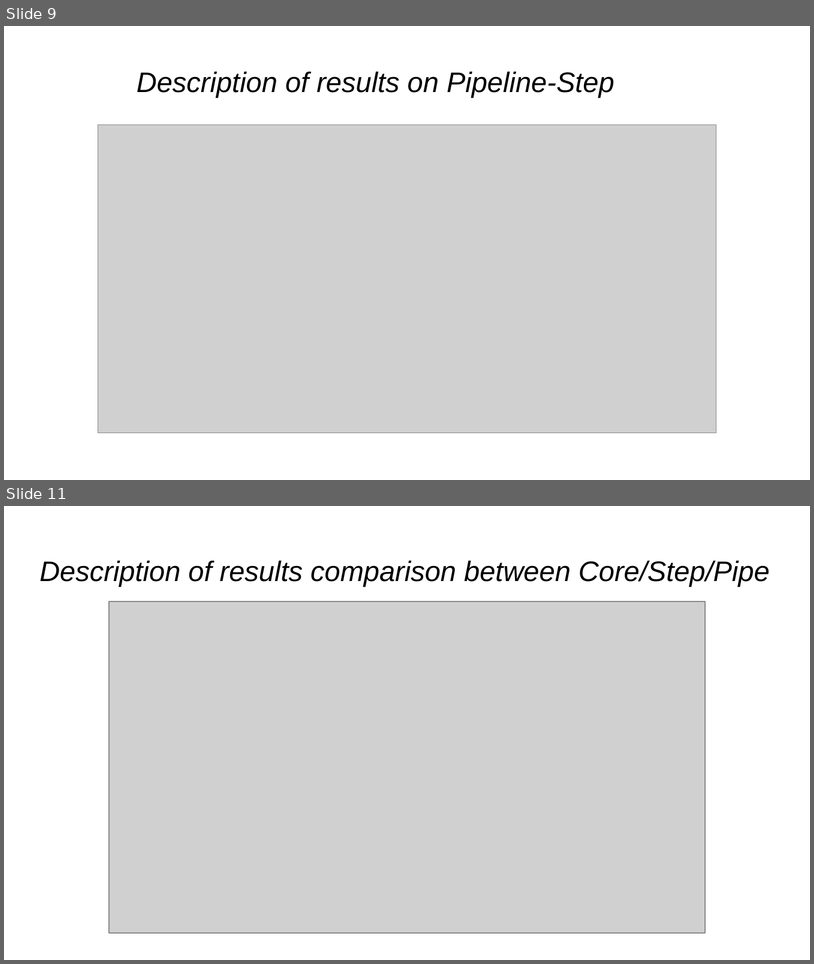
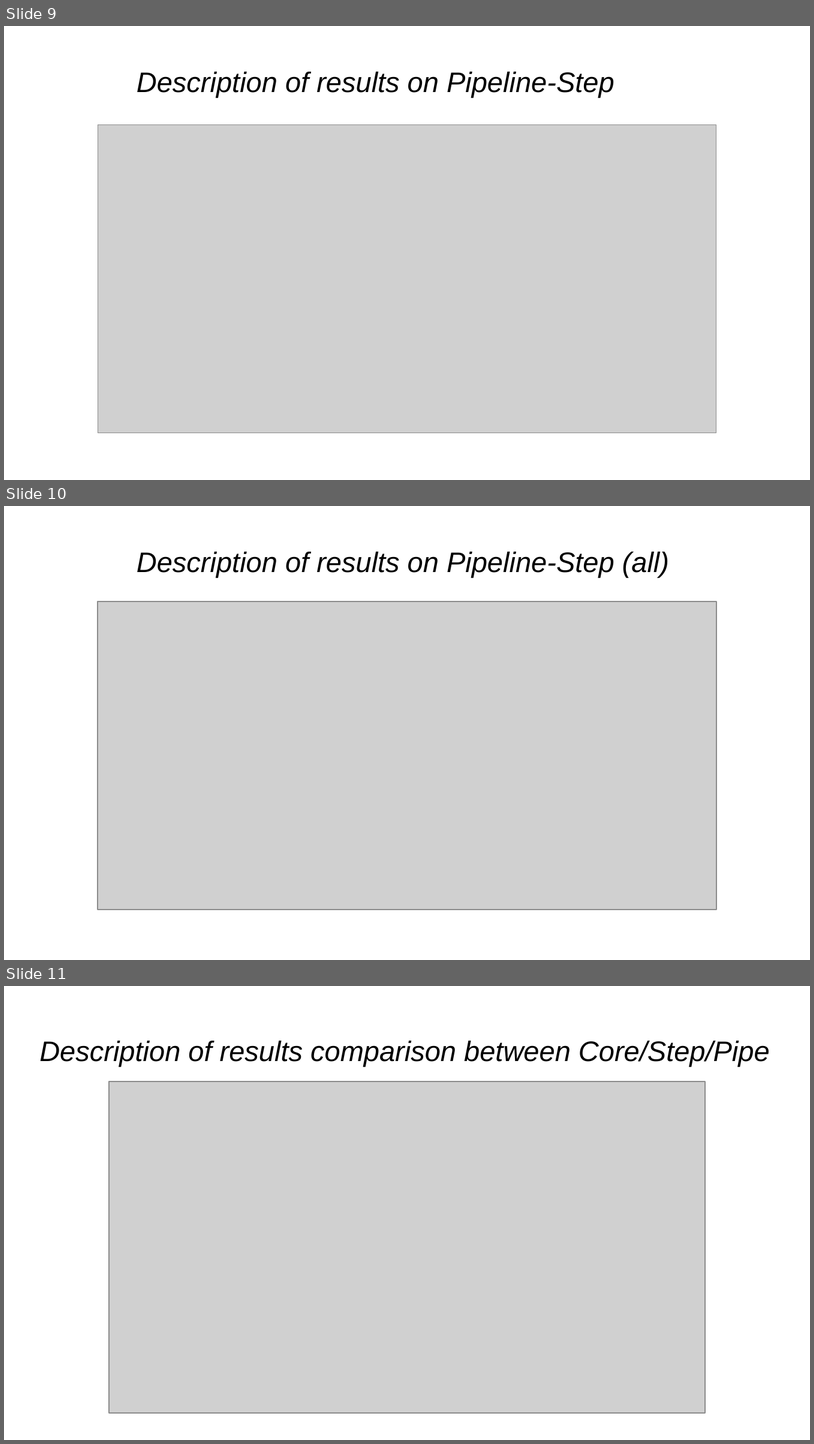
Before and after one commit to cosimop2000/BDMG-vehicle-accidents, a slide deck: Ferrari-Pavone-Pederzoli.pptx. Shown one above the other, each under a label of ours: slides 9 and 11 before the commit, slides 9, 10 and 11 after it; the slides between them are not shown. The pictures are 814x964 and 814x1444 pixels, drawn with LibreOffice and Linux fonts; fonts in the diff are those of the drawing; grey boxes stand for pictures. Boxes give left, top, right and bottom in pixels: in the first picture for what was removed or moved away, otherwise in the second. Text is boxed around its words. In the diff, an @@ line names an element or a change of style, - is before the commit and + after.

```diff
--- a/Ferrari-Pavone-Pederzoli.pptx
+++ b/Ferrari-Pavone-Pederzoli.pptx
@@ slide 10 added at <box>4,506,810,960</box>, background #FFFFFF @@
@@ title added at <box>137,552,669,577</box>, 25.2 pt, text #000000, italic @@
+Description of results on Pipeline-Step (all)
@@ picture added at <box>98,601,717,909</box> @@
```
Also in this commit, not shown: 2 other slides added, 3 slides removed.
